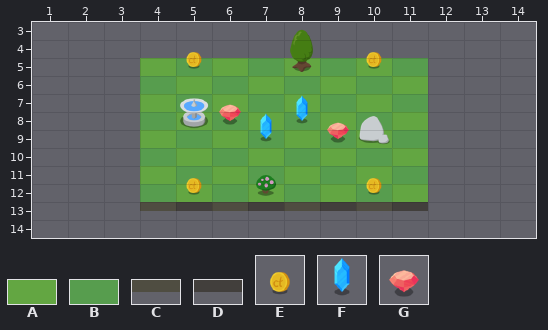
Tiled map (JSON), stored at maps/stage1.json. Above: the version before the commit.
Cells are 64x32 px. Shown: x 1..14, y 3..14.
Key: from "ground": A 0, B 1, C 2, D 3; from "objects": E 29, F 30, G 31.
_ is an empty cell.
Layers that did not change in this view are not listed.
Layer "ground" before, first column x 1:
 3 ______________
 4 ______________
 5 ___ABABABAB___
 6 ___BABABABA___
 7 ___ABABABAB___
 8 ___BABABABA___
 9 ___ABABABAB___
10 ___BABABABA___
11 ___ABABABAB___
12 ___BABABABA___
13 ___CDCDCDCD___
14 ______________
Layer "items" before, first column x 1:
 3 ______________
 4 ______________
 5 ____E____E____
 6 ______________
 7 ______________
 8 _____G_F______
 9 ______F_G_____
10 ______________
11 ______________
12 ____E____E____
13 ______________
14 ______________
And afterwards:
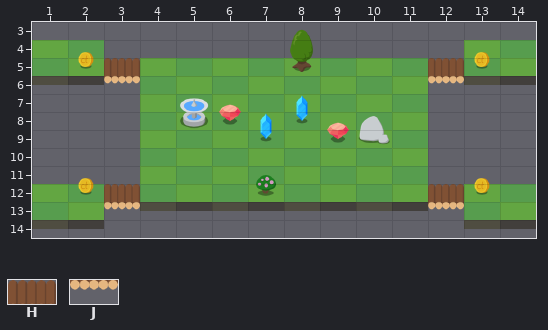
Further tiles: from "ground": H 4, J 9.
Difference:
Changed rows in their new state; . is an unchanged cell.
Layer "ground":
first column x 1:
 4 AB..........AB
 5 BAH........HBA
 6 CDJ........JCD
first column x 1:
12 ABH........HAB
13 BAJ........JBA
14 CD..........CD
Layer "items":
first column x 2:
 5 E.._...._..E
first column x 2:
12 E.._...._..E
